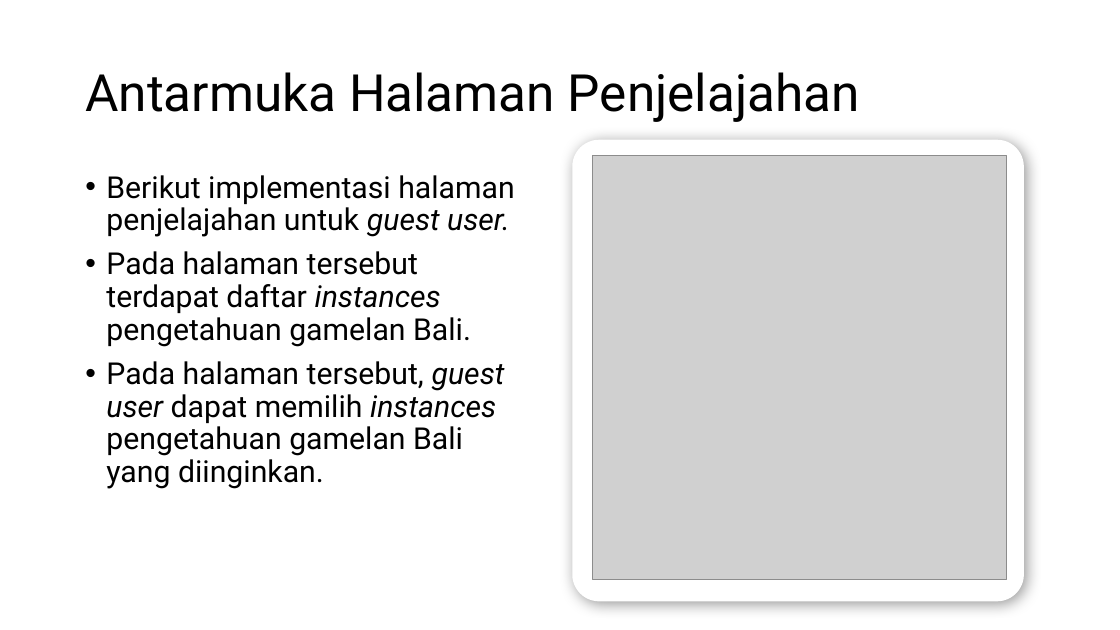
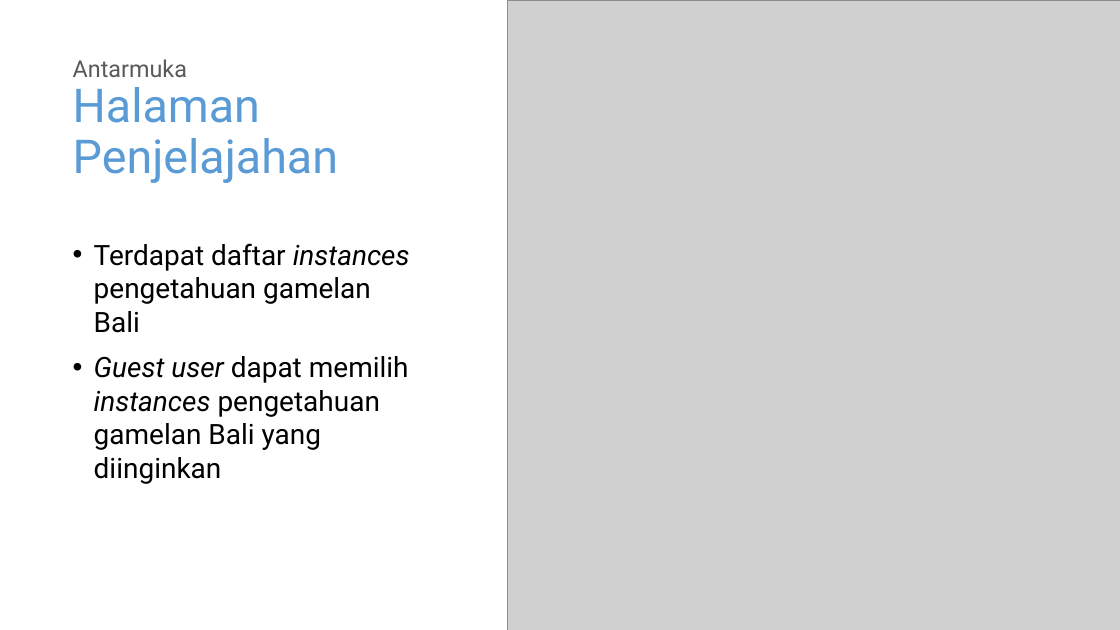
Before and after one commit to wardanacoolant/Tugas-Akhir, a slide deck: slide 27 of Hari-H Sidang/Rancangan Presentasi Skripsi.pptx (slide 28 before the commit). Drawn at 1120x630 pixels with LibreOffice and Linux fonts; fonts in the diff are those of the drawing; grey boxes stand for pictures. Boxes give left, top, right and bottom in pixels: in the first picture for what was removed or moved away, otherwise in the second. Text is boxed around its words. In the diff, an @@ line names an element or a change of style, - is before the commit and + after.

```diff
--- a/Hari-H Sidang/Rancangan Presentasi Skripsi.pptx
+++ b/Hari-H Sidang/Rancangan Presentasi Skripsi.pptx
@@ picture: place and size @@
-picture at [593, 155, 1007, 580]
+picture at [507, 0, 1120, 630]
@@ text "Antarmuka Halaman Penjelajahan": place and size @@
-text "Antarmuka Halaman Penjelajahan" at [85, 72, 860, 122]
+text "Antarmuka Halaman Penjelajahan" at [73, 59, 338, 183]
@@ text "Antarmuka Halaman Penjelajahan" at [73, 59, 338, 183]: size 44 to 20 pt, text colour #000000 to #595959 in "Antarmuka"; size 44 to 40 pt, text colour #000000 to #5B9BD5 in "Halaman Penjelajahan" @@
@@ text at [94, 243, 410, 484]: text changed; size 25.9 to 24 pt @@
-• Berikut implementasi halaman penjelajahan untuk guest user.
-• Pada halaman tersebut terdapat daftar instances pengetahuan gamelan Bali.
-• Pada halaman tersebut, guest user dapat memilih instances pengetahuan gamelan Bali yang diinginkan.
+• Terdapat daftar instances pengetahuan gamelan Bali
+• Guest user dapat memilih instances pengetahuan gamelan Bali yang diinginkan
@@ group added at [597, 0, 1120, 630]: 3 freeform shapes, 2 donuts, 1 rectangle @@
```
Also in this commit, not shown: 42 other slides changed, 1 other file.
